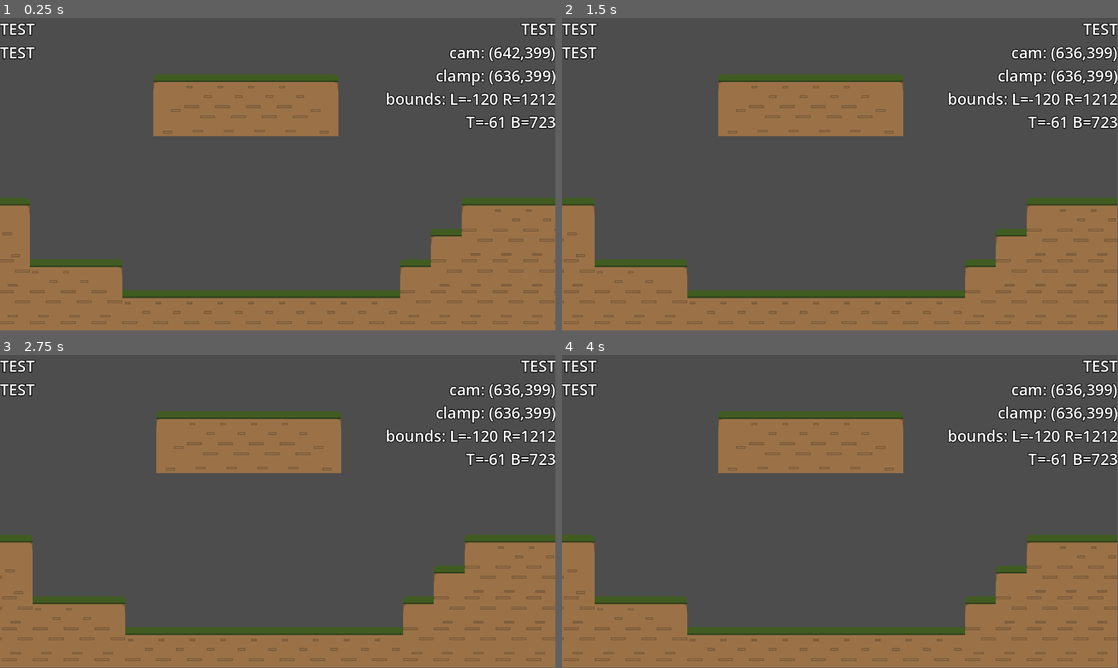
Above: before the commit, frames 1-4 (two rows, left to right).
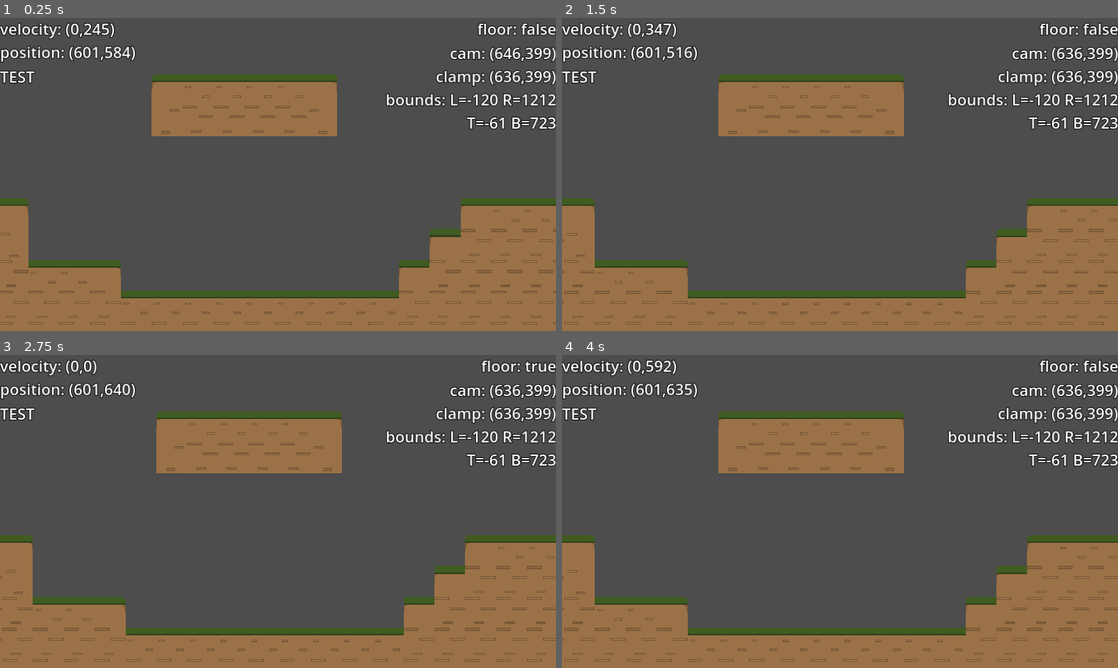
Above: after the commit, the same moments.

Repository: azylazide/untitled-hw-game-G4
Game: Godot game, scene res://src/levels/world.tscn
Same seed, same stepped clock (60 frames per second), same inputs: the game is played once before the commit and once after it.
Inputs:
- Up to frame 1 (0.25 s): no input
- Up to frame 2 (1.5 s): tap Enter (ui_accept) at 0.5 s; hold D (right) from 0.53 s (still down); tap Space (jump) at 0.77 s
- Up to frame 3 (2.75 s): tap Space (jump) at 1.52 s; release D (right) at 2.03 s; hold A (left) from 2.03 s (still down)
- Up to frame 4 (4 s): tap Enter (ui_accept) at 2.75 s; release A (left) at 2.78 s; hold D (right) from 2.78 s (still down); tap Space (jump) at 3.02, 3.77 s
The window is 799x449 before the commit and 800x450 after it. Grey fills any space a smaller window leaves; there, only what the larger window draws over its background counts as a difference.

The runs differ from the first frame. In frame 1, 5.7% of the frame differs, in the area x 0-100%, y 0-98%; in frame 2, 5.3%; in frame 3, 5.3%; in frame 4, 5.4%.

Commit message:
made the bias done by the cam instead of marker2d in player

Diff:
--- a/project.godot
+++ b/project.godot
@@ -20,6 +20,10 @@
 SignalBus="*res://src/signal_bus.gd"
 Globals="*res://src/Globals.gd"
 DebugTexts="*res://src/debug_texts.tscn"
+
+[display]
+
+window/stretch/mode="canvas_items"
 
 [input]
 
--- a/src/actors/old_player.gd
+++ b/src/actors/old_player.gd
@@ -6,7 +6,7 @@
 @onready var camera_center := $CameraCenter
 
 const SPEED = 300.0
-const JUMP_VELOCITY = -400.0
+const JUMP_VELOCITY = -600.0
 
 # Get the gravity from the project settings to be synced with RigidBody nodes.
 var gravity = ProjectSettings.get_setting("physics/2d/default_gravity")
@@ -15,6 +15,7 @@
 
 
 func _physics_process(delta):
+
 	# Add the gravity.
 	if not is_on_floor():
 		velocity.y += gravity * delta
@@ -35,8 +36,13 @@
 
 	if direction == 0:
 		SignalBus.player_updated.emit(0,camera_center.global_position)
-		return
 	else:
 		face_direction = -1 if direction < 0 else 1
 
+	DebugTexts.get_node("Control/HBoxContainer/VBoxContainer/Label").text = \
+	"velocity: (%.00f,%.00f)\nposition: (%.00f,%.00f)" %[velocity.x,velocity.y,global_position.x,global_position.y]
+
+	DebugTexts.get_node("Control/HBoxContainer/VBoxContainer2/Label3").text = \
+	"floor: %s" %is_on_floor()
+
 	SignalBus.player_updated.emit(face_direction,camera_center.global_position)
--- a/src/actors/old_player.tscn
+++ b/src/actors/old_player.tscn
@@ -25,4 +25,4 @@
 shape = SubResource("CircleShape2D_qkth8")
 
 [node name="CameraCenter" type="Marker2D" parent="."]
-position = Vector2(36, -40)
+position = Vector2(0, -40)
--- a/src/debug_texts.tscn
+++ b/src/debug_texts.tscn
@@ -9,11 +9,13 @@
 
 [node name="Control" type="Control" parent="."]
 layout_mode = 3
-anchors_preset = 0
-offset_right = 40.0
-offset_bottom = 40.0
-size_flags_horizontal = 0
-size_flags_vertical = 4
+anchors_preset = 15
+anchor_right = 1.0
+anchor_bottom = 1.0
+grow_horizontal = 2
+grow_vertical = 2
+size_flags_horizontal = 3
+size_flags_vertical = 3
 
 [node name="HBoxContainer" type="HBoxContainer" parent="Control"]
 layout_mode = 1
--- a/src/levels/world.tscn
+++ b/src/levels/world.tscn
@@ -157,8 +157,10 @@
 layer_0/tile_data = PackedInt32Array(786451, 65536, 1, 720915, 65536, 1, 655379, 65536, 1, 786450, 65536, 1, 720914, 65 …(40281 unchanged characters)…
 
 [node name="Camera2D" type="Camera2D" parent="."]
+process_callback = 0
 script = ExtResource("4_ujvay")
 player_path = NodePath("../Player")
+x_offset_tiles = 1.2
 
 [node name="Player" parent="." instance=ExtResource("4_sgp5g")]
 position = Vector2(601, 551)
--- a/src/remote_cam.gd
+++ b/src/remote_cam.gd
@@ -1,9 +1,16 @@
 ## Remote camera that smoothtly follows the player and is clamped by camera regions.
 ##
-## [color=yellow]Warning:[/color] Provide the player scene with
+## [color=yellow][b]Warning[/b]:[/color] Provide the player scene with
 ## a [Node2D] to be the camera center.
-## [br][color=yellow]Warning:[/color] Provide the player scene with
+## [br][color=yellow][b]Warning[/b]:[/color] Provide the player scene with
 ## an [Area2D] named CameraBBoxDetector to be the region detector.
+## [br]
+## [br]The remote camera must do the ff:
+## [br] -Idle position with slight bias
+## [br] -Vertical lerp and snap
+## [br] -Horizontal strong and weak lerps
+## [br] -Camera contextually bounded
+## [br]
 extends Camera2D
 
 ## Player nodepath the camera follows.
@@ -27,7 +34,7 @@
 @onready var player_node: CharacterBody2D = get_node(player_path)
 
 
-@onready var x_offset: float = x_offset_tiles*32
+@onready var x_offset: float = x_offset_tiles*Globals.TILE_UNITS
 
 @onready var current_offset:= Vector2(x_offset,0)
 
@@ -227,6 +234,7 @@
 func on_CameraBBoxDetector_area_exited(area: Area2D) -> void:
 	bbox_array.erase(area)
 
+## When player node is queue freed and its area detector exits the tree
 func on_area_detector_exiting() -> void:
 	detector_exited = true
 
